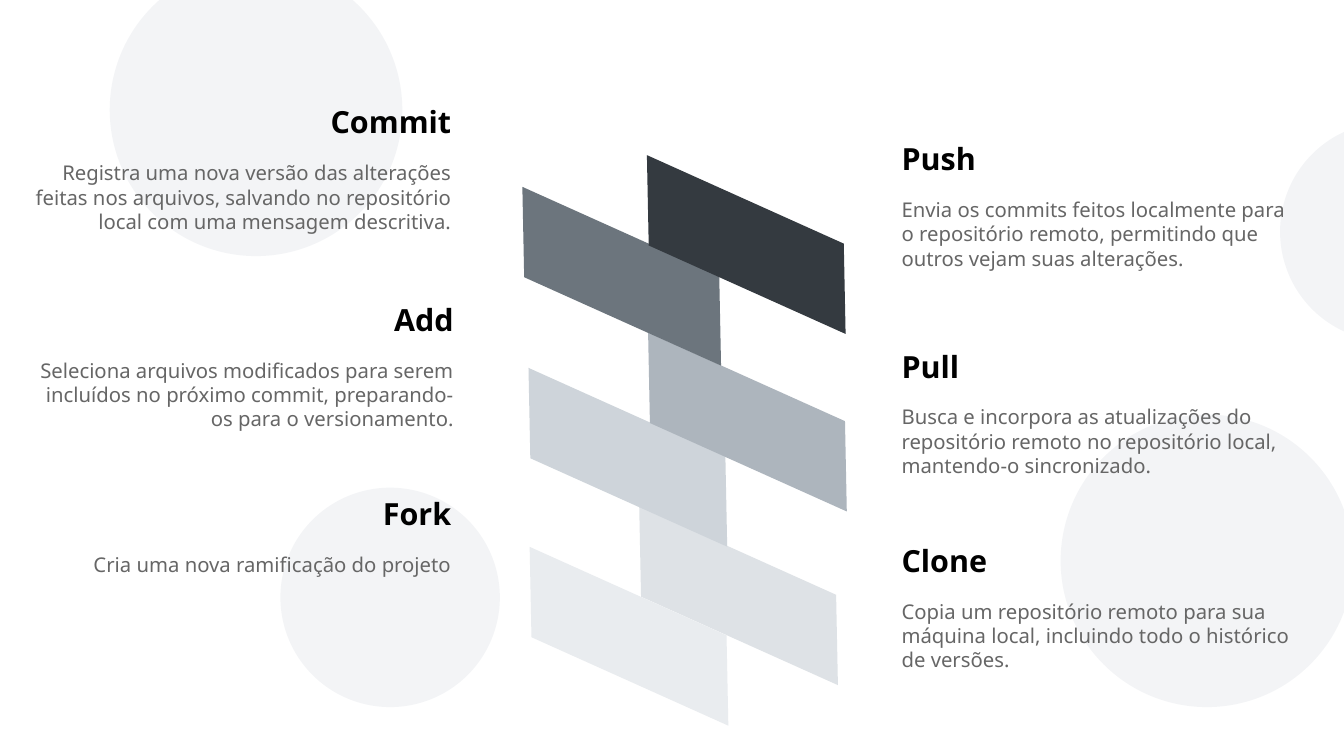
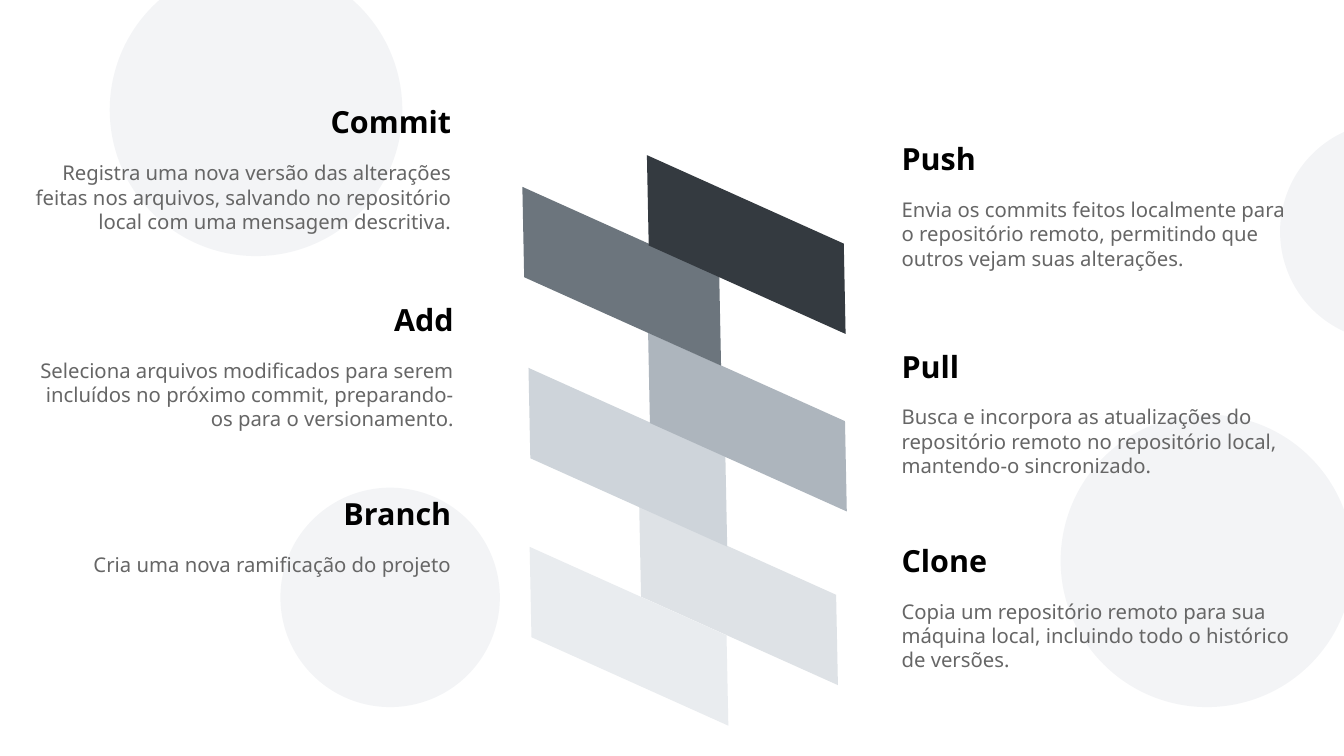
Before and after one commit to LORENZOCIRCELLI/Course-GitHubMasterclass, a slide deck: slide 5 of Apresentação/Git e Github.pptx. Drawn at 1344x756 pixels with LibreOffice and Linux fonts; fonts in the diff are those of the drawing. Boxes give left, top, right and bottom in pixels: in the first picture for what was removed or moved away, otherwise in the second. Text is boxed around its words. In the diff, an @@ line names an element or a change of style, - is before the commit and + after.

```diff
--- a/Apresentação/Git e Github.pptx
+++ b/Apresentação/Git e Github.pptx
@@ text at (343,502,451,526): text changed @@
-Fork
+Branch
```
Also in this commit, not shown: 1 other slide changed, 3 slides added, 1 slide removed.
